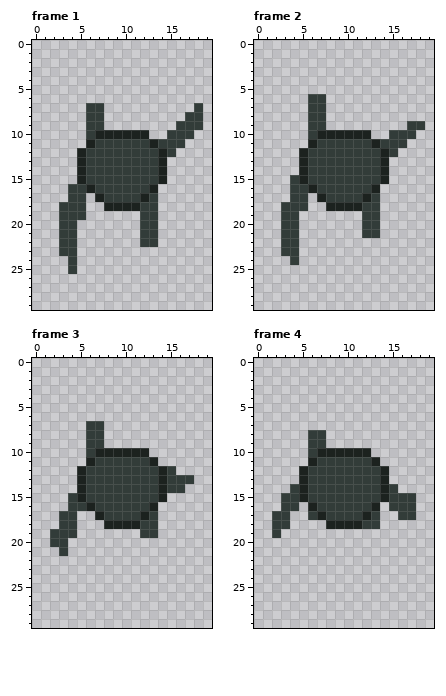
Edited in one commit: pixel-art file (Assets/Sprites/Animation/ZombieAnims/WalkingZombie_TopDown.aseprite). This is how it looked before the edit.
20x30 pixels, 16 frames. Shown: frame 1, frame 2, frame 3, frame 4. The commit also changed other frames, which this record leaves out.
New version:
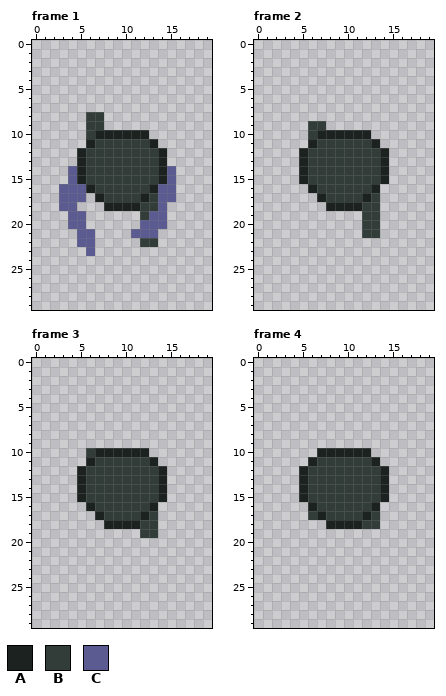
Palette (. is transparent): A #1c221f  B #323c39  C #5b5b91
Changes in this commit:
--- frame 1, layers "Arms", "Feet"
@@ x 0..19 @@
  6 ....................
- 7 ......BB..........B.
- 8 ......BB.........BB.
- 9 ......BB........BBB.
-10 ......BAAAAAA..BBB..
-11 ......ABBBBBBABBB...
-12 .....ABBBBBBBBAB....
+ 7 ....................
+ 8 ......BB............
+ 9 ......BB............
+10 ......BAAAAAA.......
+11 ......ABBBBBBA......
+12 .....ABBBBBBBBA.....
 13 .....ABBBBBBBBA.....
-14 .....ABBBBBBBBA.....
-15 .....ABBBBBBBBA.....
-16 ....BBABBBBBBA......
-17 ....BB.ABBBBAB......
-18 ...BBB..AAAABB......
-19 ...BBB......BB......
-20 ...BB.......BB......
-21 ...BB.......BB......
-22 ...BB.......BB......
-23 ...BB...............
-24 ....B...............
-25 ....B...............
+14 ....CABBBBBBBBAC....
+15 ....CABBBBBBBBAC....
+16 ...CCCABBBBBBACC....
+17 ...CCC.ABBBBABCC....
+18 ...CC...AAAABBC.....
+19 ....CC......BCC.....
+20 ....CC......CCC.....
+21 .....CC....CCC......
+22 .....CC.....BB......
+23 ......C.............
+24 ....................
+25 ....................
 26 ....................
--- frame 2, layers "Arms", "Feet"
@@ x 0..19 @@
  5 ....................
- 6 ......BB............
- 7 ......BB............
- 8 ......BB............
- 9 ......BB.........BB.
-10 ......BAAAAAA..BBB..
-11 ......ABBBBBBABBB...
-12 .....ABBBBBBBBAB....
+ 6 ....................
+ 7 ....................
+ 8 ....................
+ 9 ......BB............
+10 ......BAAAAAA.......
+11 ......ABBBBBBA......
+12 .....ABBBBBBBBA.....
 13 .....ABBBBBBBBA.....
 14 .....ABBBBBBBBA.....
-15 ....BABBBBBBBBA.....
-16 ....BBABBBBBBA......
-17 ....BB.ABBBBAB......
-18 ...BBB..AAAABB......
-19 ...BB.......BB......
-20 ...BB.......BB......
-21 ...BB.......BB......
-22 ...BB...............
-23 ...BB...............
-24 ....B...............
+15 .....ABBBBBBBBA.....
+16 ......ABBBBBBA......
+17 .......ABBBBAB......
+18 ........AAAABB......
+19 ............BB......
+20 ............BB......
+21 ............BB......
+22 ....................
+23 ....................
+24 ....................
 25 ....................
--- frame 3, layers "Arms", "Feet"
@@ x 0..19 @@
  6 ....................
- 7 ......BB............
- 8 ......BB............
- 9 ......BB............
+ 7 ....................
+ 8 ....................
+ 9 ....................
 10 ......BAAAAAA.......
 11 ......ABBBBBBA......
-12 .....ABBBBBBBBAB....
-13 .....ABBBBBBBBABBB..
-14 .....ABBBBBBBBABB...
-15 ....BABBBBBBBBA.....
-16 ....BBABBBBBBA......
-17 ...BB..ABBBBAB......
-18 ...BB...AAAABB......
-19 ..BBB.......BB......
-20 ..BB................
-21 ...B................
+12 .....ABBBBBBBBA.....
+13 .....ABBBBBBBBA.....
+14 .....ABBBBBBBBA.....
+15 .....ABBBBBBBBA.....
+16 ......ABBBBBBA......
+17 .......ABBBBAB......
+18 ........AAAABB......
+19 ............BB......
+20 ....................
+21 ....................
 22 ....................
--- frame 4, layers "Arms", "Feet"
@@ x 4..9 @@
  7 ......
- 8 ..BB..
- 9 ..BB..
-10 ..BAAA
+ 8 ......
+ 9 ......
+10 ...AAA
 11 ..ABBB
@@ x 0..19 @@
 13 .....ABBBBBBBBA.....
-14 ....BABBBBBBBBAB....
-15 ...BBABBBBBBBBABBB..
-16 ...BB.ABBBBBBA.BBB..
-17 ..BB..BABBBBAB..BB..
-18 ..BB....AAAABB......
-19 ..B.................
+14 .....ABBBBBBBBA.....
+15 .....ABBBBBBBBA.....
+16 ......ABBBBBBA......
+17 ......BABBBBAB......
+18 ........AAAABB......
+19 ....................
 20 ....................
